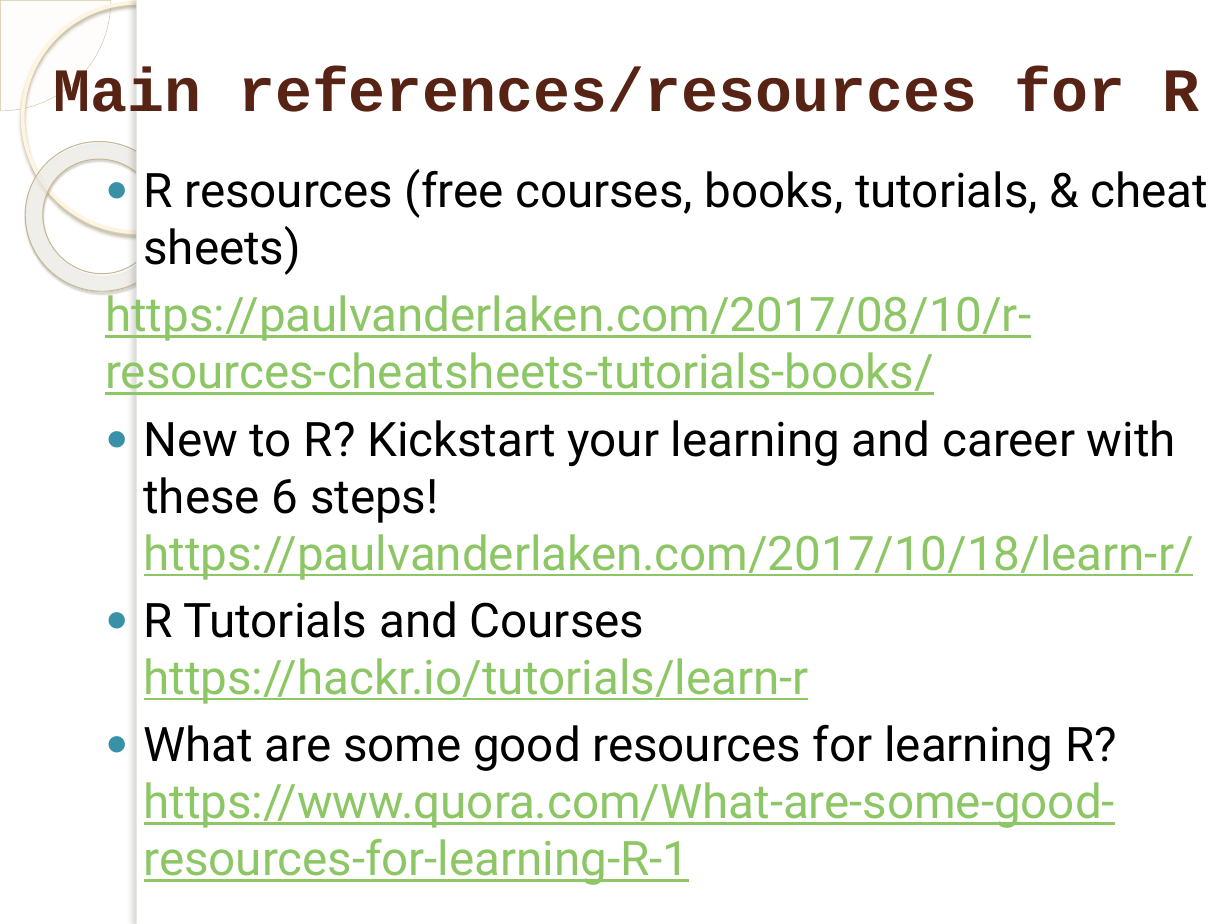
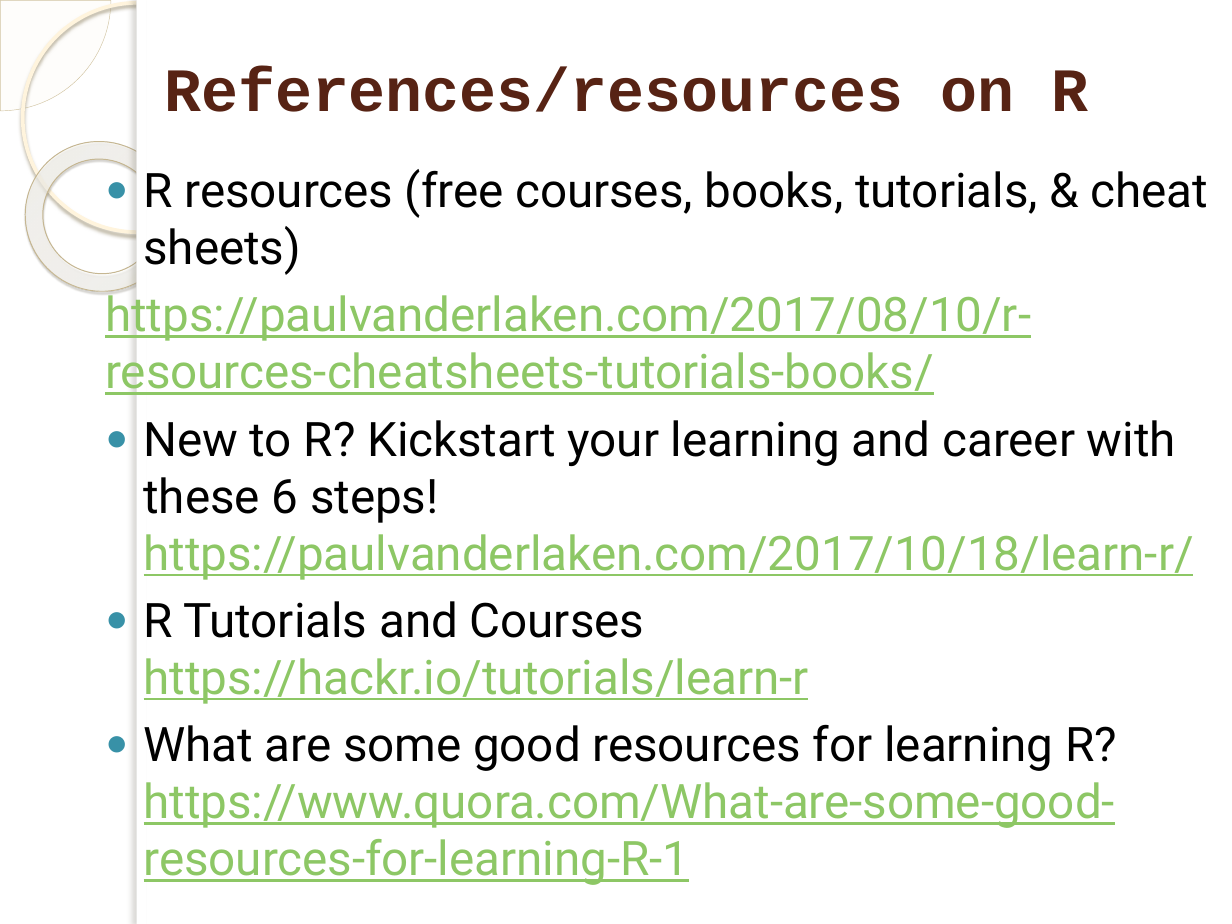
Before and after one commit to marinfotache/Data-Processing-Analysis-Science-with-R, a slide deck: slide 6 of 01 R_Introduction_Data Structures/01a_Introduction_to_R.pptx. Drawn at 1232x924 pixels with LibreOffice and Linux fonts; fonts in the diff are those of the drawing; background and template pictures are left out. Boxes give left, top, right and bottom in pixels: in the first picture for what was removed or moved away, otherwise in the second. Text is boxed around its words. In the diff, an @@ line names an element or a change of style, - is before the commit and + after.

```diff
--- a/01 R_Introduction_Data Structures/01a_Introduction_to_R.pptx
+++ b/01 R_Introduction_Data Structures/01a_Introduction_to_R.pptx
@@ title at [164, 68, 1088, 112]: text changed @@
-Main references/resources for R
+References/resources on R
```
Also in this commit, not shown: 3 other slides changed, 1 other file.
